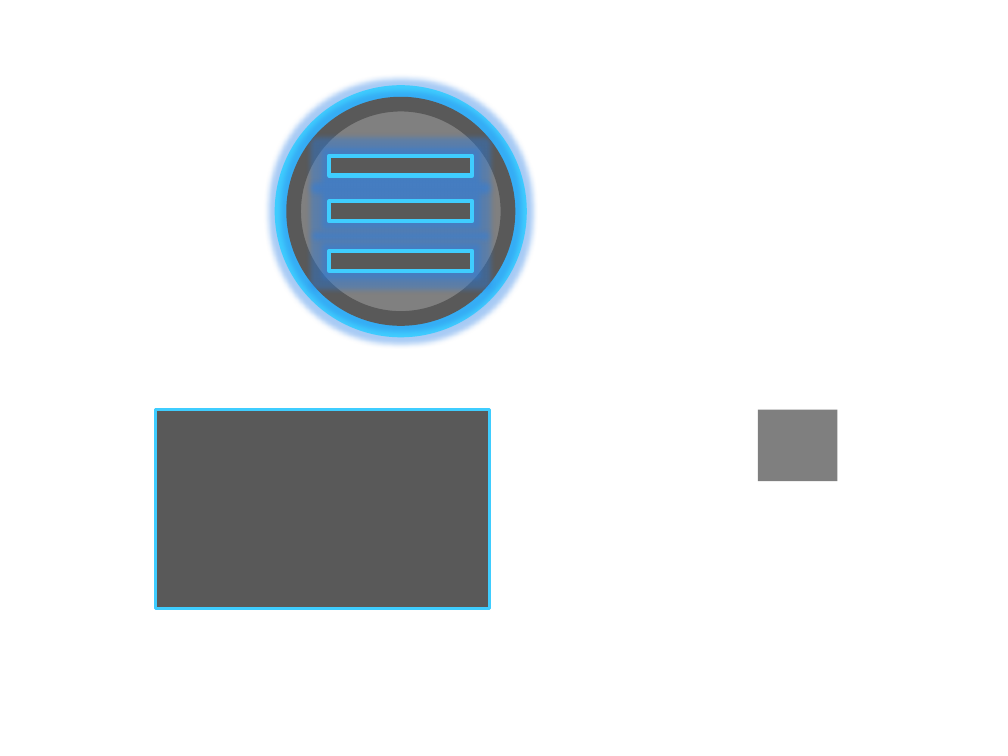
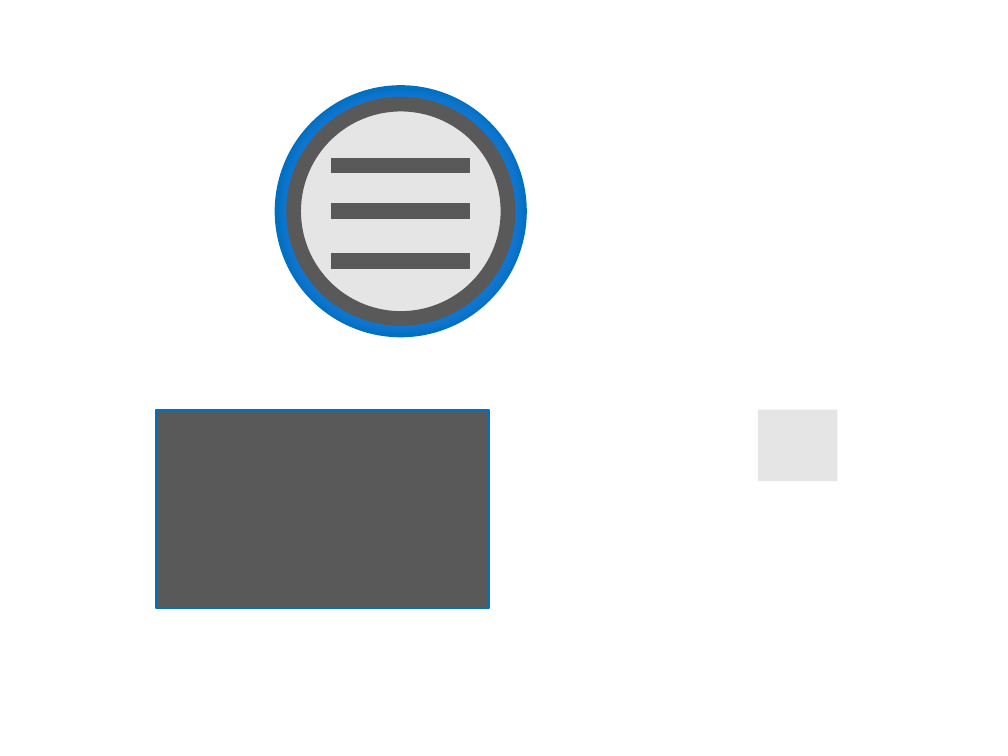
Before and after one commit to nodddy/EC_Auswertung, a slide deck: slide 1 of Buttons.pptx. Drawn at 1008x756 pixels with LibreOffice and Linux fonts; fonts in the diff are those of the drawing. Boxes give left, top, right and bottom in pixels: in the first picture for what was removed or moved away, otherwise in the second. Text is boxed around its words. In the diff, an @@ line names an element or a change of style, - is before the commit and + after.

```diff
--- a/Buttons.pptx
+++ b/Buttons.pptx
@@ ellipse at <box>282,93,520,331</box>: outline #3FCDFF 10 pt to #0070C0 10 pt @@
@@ ellipse at <box>293,104,508,319</box>: fill #808080 to #E5E5E5 @@
@@ outline #3FCDFF 3 pt to #E5E5E5 3 pt in 3 elements at <box>330,156,473,176</box>, <box>330,202,473,222</box>, <box>330,251,473,271</box> @@
@@ rectangle at <box>156,409,490,608</box>: outline #3FCDFF 2.25 pt to #0070C0 1.5 pt @@
@@ rectangle at <box>758,409,838,481</box>: fill #7F7F7F to #E5E5E5 @@
```
Also in this commit, not shown: 14 other files.
